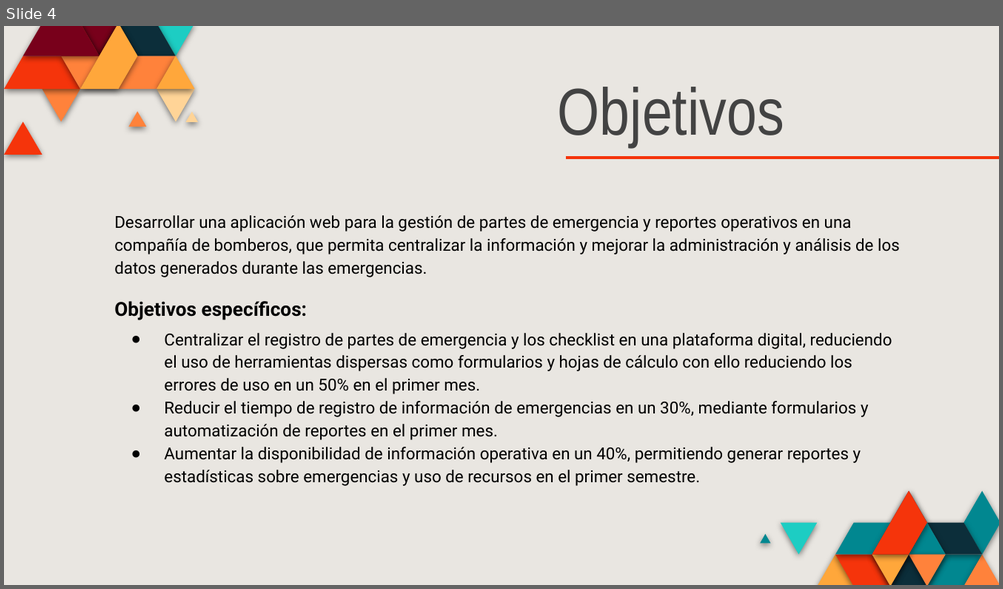
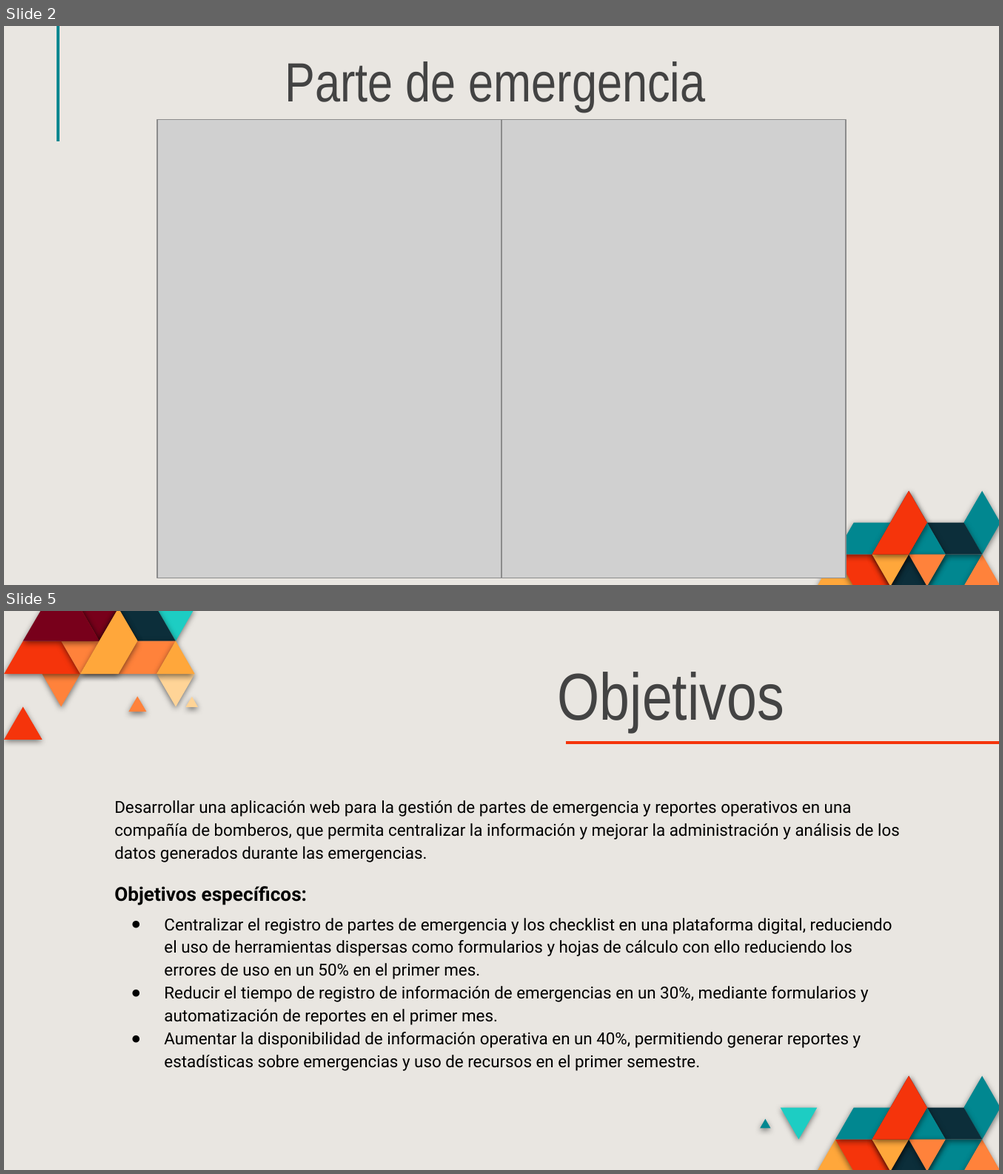
Before and after one commit to DiegoDLS-web/SIDEP, a slide deck: Fase 2/Evidencias Grupales/Presentación.pptx. Shown one above the other, each under a label of ours: slide 4 before the commit, slides 2 and 5 after it; the slides between them are not shown. The pictures are 1003x589 and 1003x1174 pixels, drawn with LibreOffice and Linux fonts; fonts in the diff are those of the drawing; grey boxes stand for pictures. Boxes give left, top, right and bottom in pixels: in the first picture for what was removed or moved away, otherwise in the second. Text is boxed around its words. In the diff, an @@ line names an element or a change of style, - is before the commit and + after.

```diff
--- a/Fase 2/Evidencias Grupales/Presentación.pptx
+++ b/Fase 2/Evidencias Grupales/Presentación.pptx
@@ slide 2 added at (x1=4, y1=26, x2=999, y2=585), background #E9E6E1; not listed: 19 template elements that a slide beside it also shows @@
@@ line added from (58, 26) to (58, 141), #018790 2.25 pt @@
@@ title added at (x1=285, y1=62, x2=706, y2=112), 40 pt, text #434343 @@
+Parte de emergencia
@@ picture added at (x1=157, y1=119, x2=501, y2=578) @@
@@ picture added at (x1=501, y1=119, x2=845, y2=578) @@
@@ what was slide 4 is now slide 5 @@
```
Also in this commit, not shown: 4 slides changed, 4 other slides added, 7 slides removed, 2 other files.
